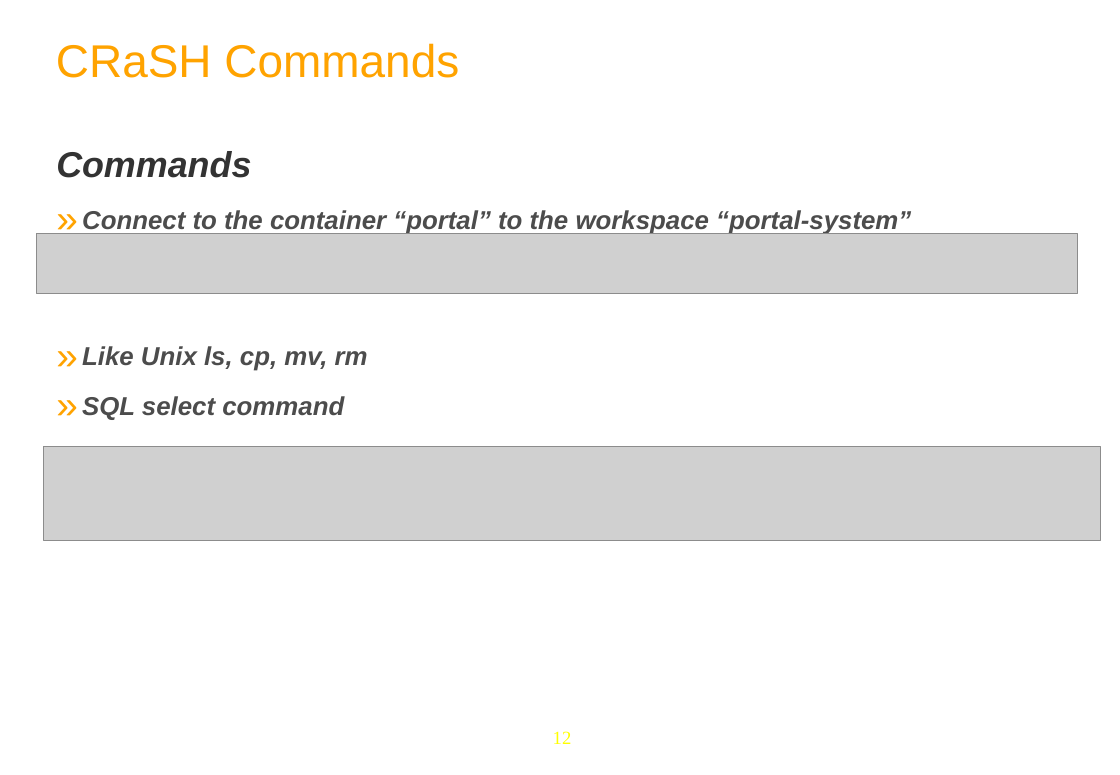
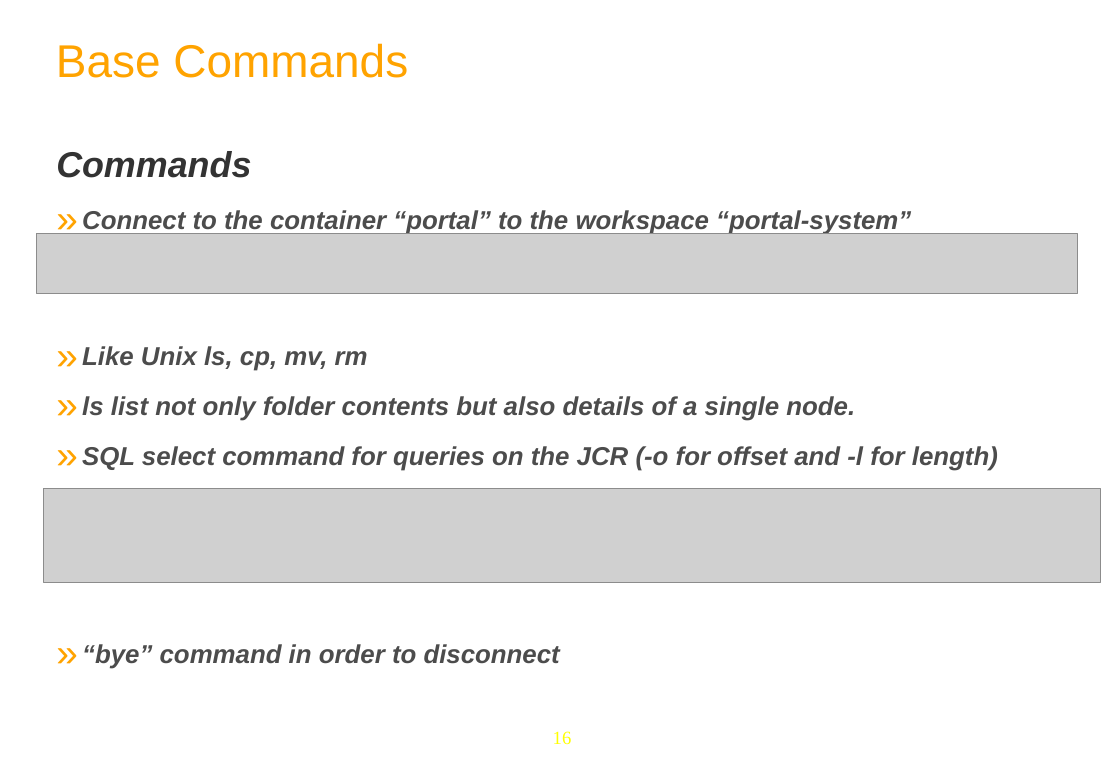
Before and after one commit to anhvurz90/training, a slide deck: slide 16 of exo-developer/420-crash/slides/420-CRaSH-XDev-en.pptx (slide 12 before the commit). Drawn at 1120x775 pixels with LibreOffice and Linux fonts; fonts in the diff are those of the drawing; grey boxes stand for pictures; background and template pictures are left out. Boxes give left, top, right and bottom in pixels: in the first picture for what was removed or moved away, otherwise in the second. Text is boxed around its words. In the diff, an @@ line names an element or a change of style, - is before the commit and + after.

```diff
--- a/exo-developer/420-crash/slides/420-CRaSH-XDev-en.pptx
+++ b/exo-developer/420-crash/slides/420-CRaSH-XDev-en.pptx
@@ text at (x1=56, y1=43, x2=408, y2=78): text changed @@
-CRaSH Commands
+Base Commands
@@ text at (x1=82, y1=396, x2=998, y2=669): text changed @@
-» SQL select command
+» ls list not only folder contents but also details of a single node.
+» SQL select command for queries on the JCR (-o for offset and -l for length)
+» “bye” command in order to disconnect
@@ picture moved from (x1=43, y1=447, x2=1100, y2=541) to (x1=43, y1=489, x2=1100, y2=583) @@
@@ page number at (x1=553, y1=731, x2=572, y2=744): text changed @@
-12
+16
```
Also in this commit, not shown: 8 other slides changed, 10 slides added, 8 other files.
